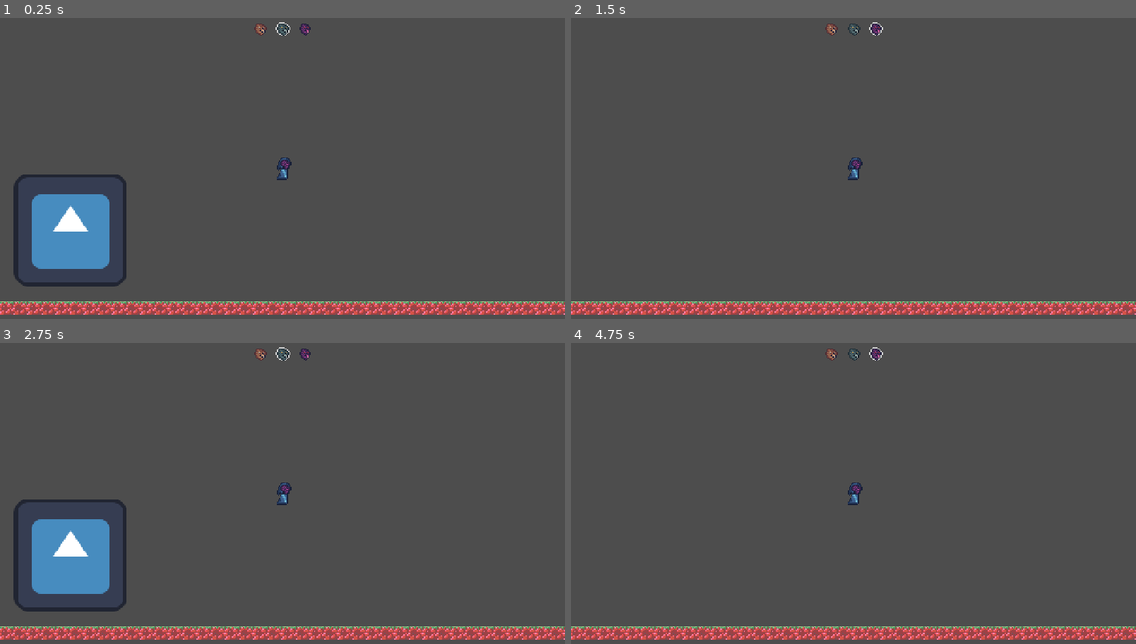
Above: before the commit, frames 1-4 (two rows, left to right).
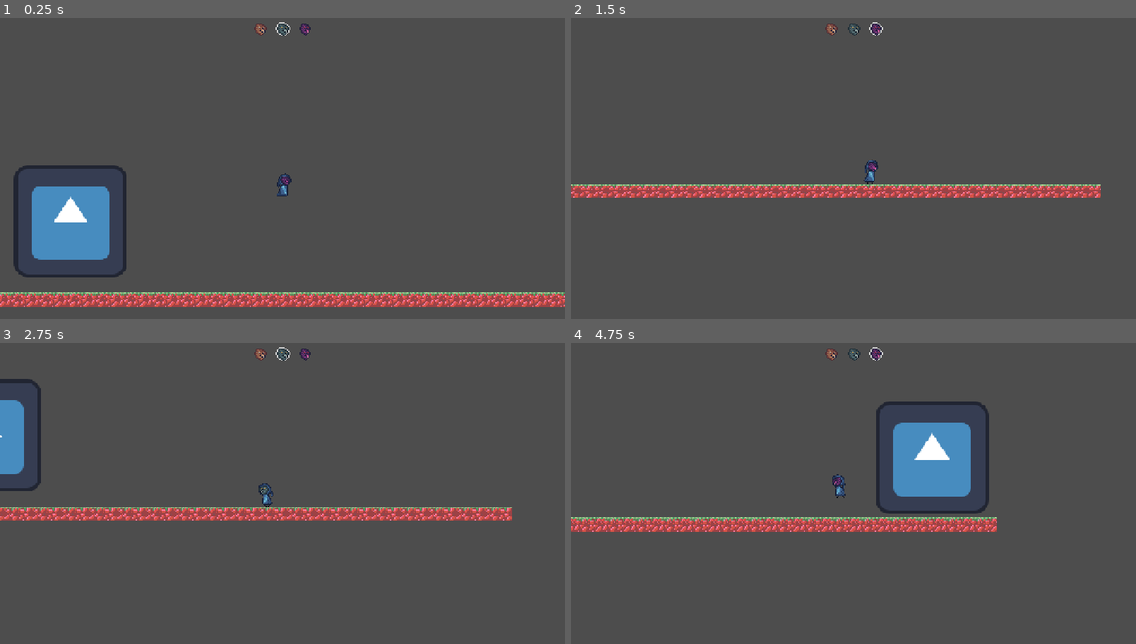
Above: after the commit, the same moments.

Repository: Viikuu/MaskGame
Game: Godot game, scene res://scenes/main.tscn
Two runs of this game, one before a commit and one after it. Both use one fixed random seed, a clock stepped at 60 frames per second and the inputs below. The engine's default icon, where the game draws it, is replaced by a stand-in: a white triangle on a blue panel in a dark square.
Inputs:
- Up to frame 1 (0.25 s): no input
- Up to frame 2 (1.5 s): tap Enter (interact) at 0.5, 0.6 s; hold Right (move_right) from 0.53 s (still down); tap Space (jump) at 0.77 s; tap M (mask_future) at 1.35 s
- Up to frame 3 (2.75 s): tap Space (jump) at 1.52 s; release Right (move_right) at 2.03 s; hold Left (move_left) from 2.03 s (still down); tap N (mask_now) at 2.1 s
- Up to frame 4 (4.75 s): release Left (move_left) at 2.78 s; hold Right (move_right) 2.78-4.28 s; tap B (mask_past) at 2.85 s; tap Space (jump) at 3.02, 3.77, 4.52 s; tap Enter (interact) at 3.6 s; hold Left (move_left) from 4.28 s (still down); tap M (mask_future) at 4.35 s

The runs differ from the first frame. In frame 1, 9.1% of the frame differs, in the area x 0-100%, y 46-99%; in frame 2, 8.9%; in frame 3, 14%, in the area x 0-100%, y 11-99%; in frame 4, 13%.
Error before the commit: Parse Error: Identifier "CheckpointManager" not declared in the current scope. (res://scripts/player.gd:127)

Commit message:
fix autoloads

Diff:
--- a/project.godot
+++ b/project.godot
@@ -19,6 +19,7 @@
 
 MaskManager="*res://scripts/mask_manager.gd"
 InventoryManager="*res://scripts/inventory/inventory_manager.gd"
+CheckpointManager="*res://scripts/checkpoint/checkpoint_manager.gd"
 
 [display]
 
